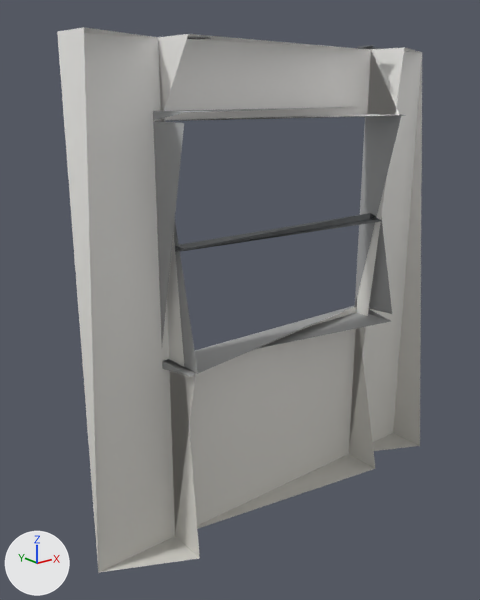
The glTF model models/kit/windowWall_concrete_meshin.glb: old version first, new version second.
Both versions are drawn from a 50 mm lens placed at (-2.03, -2.18, 2.01), pointed at (-0.18, 0.13, 1.08). The axes (+X, +Y, +Z) are drawn at lower left. The lights are the same throughout. The picture after the commit comes second. Vertices at exactly the same position are counted once.

Names of what the first picture shows: 'windowWall_concrete_meshin'.
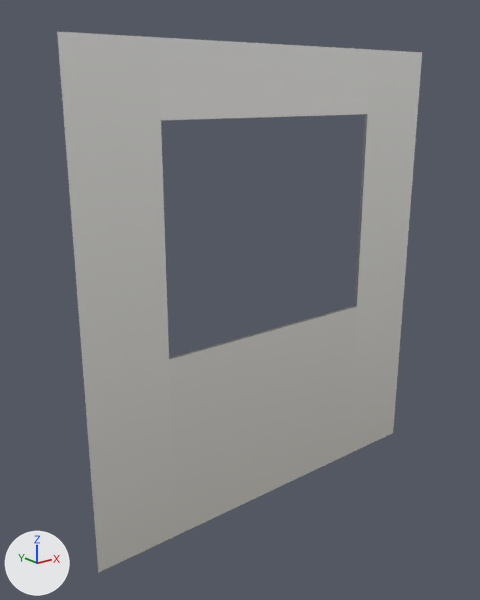
Where the change shows, as pixel boxes (x1, y1, x2, y2) in the pictures (480 x 600 px):
'windowWall_concrete_meshin', reshaped
    before: (57, 27, 422, 573)
    after: (57, 32, 422, 573)
part 1 of me_base, deleted
    before: (358, 45, 388, 49)
part 2 of me_base, deleted
    before: (175, 213, 381, 252)
part 3 of me_base, deleted
    before: (57, 27, 422, 573)

Edits to the bpy script that builds the scene:
```text
Change me_base:
    used by ob_windowwall_concrete_meshin; location = (0.0, 0.0, 0.0)
    remove me_base.from_pydata(...)  # 58 vertices, 66 faces; spans x -1.0..1.0, y -0.11..0.11, z 0.0..2.21
    add me_base.from_pydata(...)  # 24 vertices, 16 faces; spans x -1.0..1.0, y 0.1..0.11, z 0.0..2.2
    me_base part 1: the loose piece of 6 vertices spanning x 0.45..0.55, y -0.05..0.05, z 2.2..2.21 is deleted
    me_base part 2: the loose piece of 6 vertices spanning x -0.6..0.6, y -0.04..0.04, z 1.38..1.41 is deleted
    me_base part 3
    16 vertices are removed from x -1.0..1.0, y -0.11..-0.1, z 0.0..2.2
    32 faces are deleted
    other edits to the shape of me_base do not show in these pictures
```
